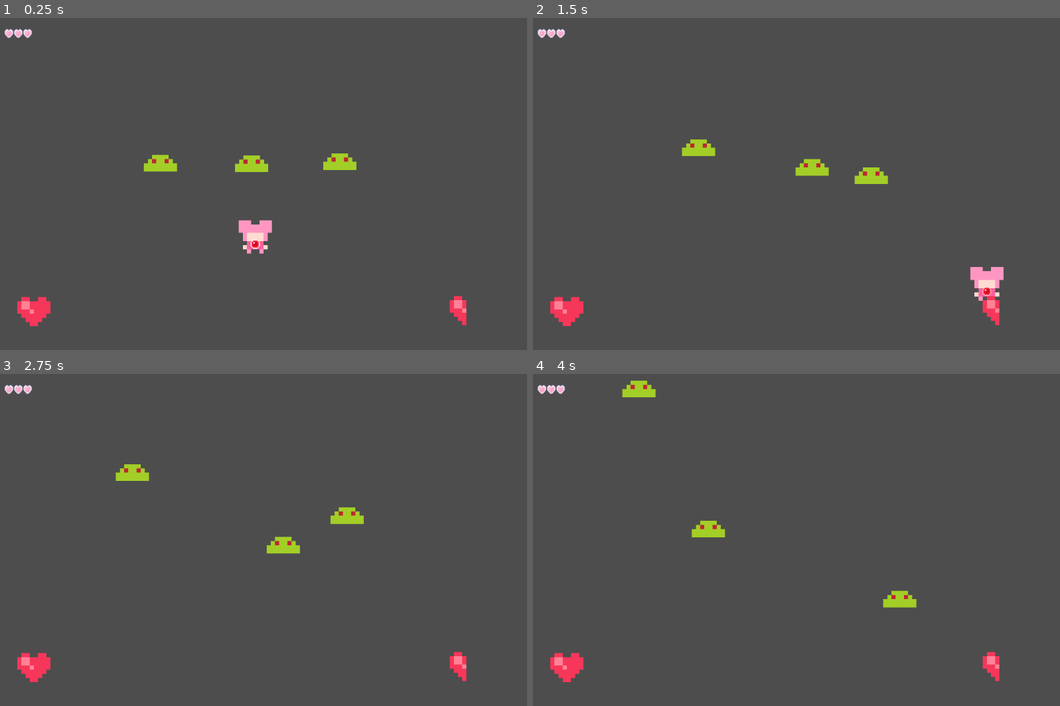
Above: before the commit, frames 1-4 (two rows, left to right).
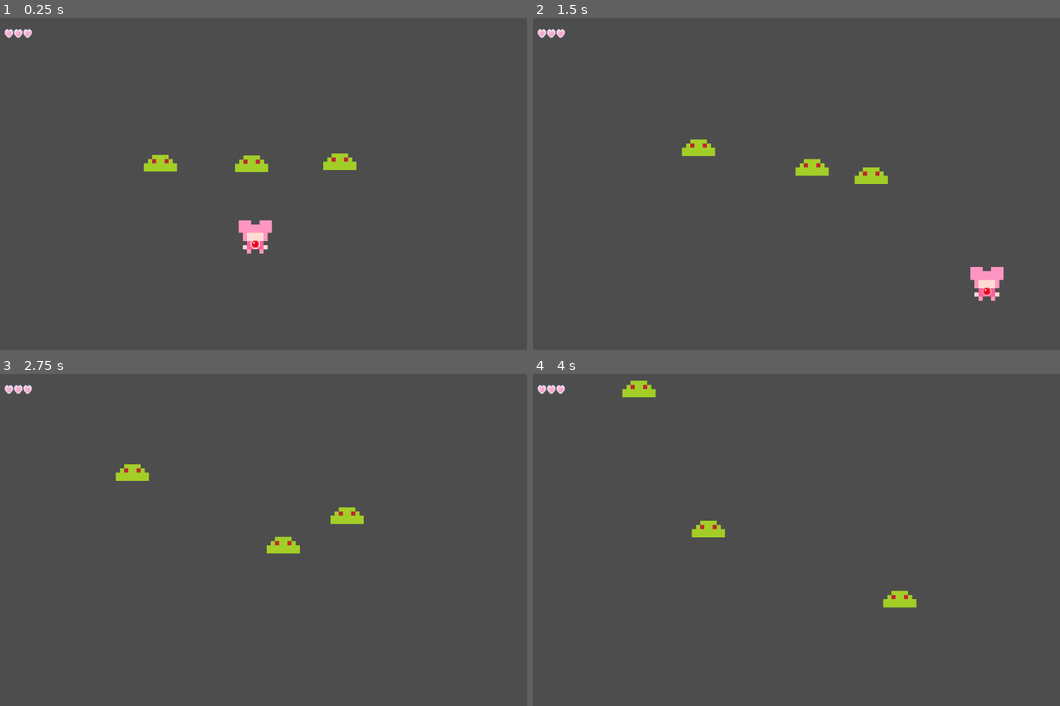
Above: after the commit, the same moments.

Repository: MagicalMegaDev/Magical-Persona-Repo
Game: Godot game, scene res://Assets/Scenes/Rooms/TestingRoom.tscn
Same seed, same stepped clock (60 frames per second), same inputs: the game is played once before the commit and once after it. This scene is started directly instead of the project's main scene.
Inputs:
- Up to frame 1 (0.25 s): no input
- Up to frame 2 (1.5 s): tap Enter at 0.5 s; hold D (move_right) 0.53-1.28 s; tap Space (speed) at 0.6, 1.35 s; hold S (move_down) from 1.28 s (still down)
- Up to frame 3 (2.75 s): release S (move_down) at 2.03 s; hold D (move_right) from 2.03 s (still down); tap Space (speed) at 2.1 s
- Up to frame 4 (4 s): release D (move_right) at 2.78 s; hold W (move_up) 2.78-3.53 s; tap Space (speed) at 2.85, 3.6 s; hold A (move_left) from 3.53 s (still down)

The runs differ from the first frame. In frame 1, 0.6% of the frame differs, in the area x 3-89%, y 83-93%; in frame 2, 0.6%; in frame 3, 0.6%; in frame 4, 0.6%.

Commit message:
I'm almost a genius

Diff:
--- /dev/null
+++ b/Assets/Resources/PickupEffects/basic_health.tres
@@ -0,0 +1,8 @@
+[gd_resource type="Resource" script_class="HealthPickup" load_steps=2 format=3 uid="uid://csxihs0fviqj"]
+
+[ext_resource type="Script" uid="uid://kb4qur6bsao0" path="res://Assets/Scripts/Components/HitBoxComponents/Pickups/HealthPickup.gd" id="1_aktas"]
+
+[resource]
+script = ExtResource("1_aktas")
+heal_value = 1
+metadata/_custom_type_script = "uid://kb4qur6bsao0"
--- a/Assets/Scenes/Pickups/heart_pickup.tscn
+++ b/Assets/Scenes/Pickups/heart_pickup.tscn
@@ -1,7 +1,9 @@
-[gd_scene load_steps=5 format=3 uid="uid://bvjm3b75txjrg"]
+[gd_scene load_steps=7 format=3 uid="uid://bvjm3b75txjrg"]
 
-[ext_resource type="Script" uid="uid://ckdtujb34pu0k" path="res://Assets/Scripts/Components/HitBox.gd" id="1_h0hg0"]
+[ext_resource type="Script" uid="uid://bhh87qhasrkuj" path="res://Assets/Scripts/Components/HitBoxComponents/Pickups/Pickup.gd" id="1_figpj"]
+[ext_resource type="Script" uid="uid://dhgva6rfc166t" path="res://Assets/Scripts/Components/HitBoxComponents/Pickups/PickupEffect.gd" id="2_n4dem"]
 [ext_resource type="Script" uid="uid://kb4qur6bsao0" path="res://Assets/Scripts/Components/HitBoxComponents/Pickups/HealthPickup.gd" id="2_yosi4"]
+[ext_resource type="Resource" uid="uid://csxihs0fviqj" path="res://Assets/Resources/PickupEffects/basic_health.tres" id="3_0d1e5"]
 [ext_resource type="Texture2D" uid="uid://y8iglf5dldwt" path="res://Assets/Art/Placeholder/Prototype Pickups.png" id="3_figpj"]
 
 [sub_resource type="RectangleShape2D" id="RectangleShape2D_figpj"]
@@ -10,8 +12,9 @@
 [node name="HeartPickup" type="Area2D"]
 collision_layer = 2048
 collision_mask = 0
-script = ExtResource("1_h0hg0")
-metadata/_custom_type_script = "uid://ckdtujb34pu0k"
+script = ExtResource("1_figpj")
+pickup_effects = Array[ExtResource("2_n4dem")]([ExtResource("3_0d1e5")])
+metadata/_custom_type_script = "uid://bhh87qhasrkuj"
 
 [node name="HealthPickup" type="Node" parent="."]
 script = ExtResource("2_yosi4")
--- a/Assets/Scenes/Rooms/TestingRoom.tscn
+++ b/Assets/Scenes/Rooms/TestingRoom.tscn
@@ -1,9 +1,8 @@
-[gd_scene load_steps=6 format=3 uid="uid://c2xnhrhem0c2r"]
+[gd_scene load_steps=5 format=3 uid="uid://c2xnhrhem0c2r"]
 
 [ext_resource type="PackedScene" uid="uid://bg85fe3yjuhyw" path="res://Assets/Scenes/Characters/Players/TestCharacter.tscn" id="1_uper2"]
 [ext_resource type="PackedScene" uid="uid://dtqmwnh60jaon" path="res://Assets/Scenes/UI/DungeonUI.tscn" id="3_r0bfr"]
 [ext_resource type="PackedScene" uid="uid://bnrc4kf3cl8sm" path="res://Assets/Scenes/Characters/Enemies/Placeholder/Slime/GreenSlime.tscn" id="3_xh5he"]
-[ext_resource type="PackedScene" uid="uid://bvjm3b75txjrg" path="res://Assets/Scenes/Pickups/heart_pickup.tscn" id="5_23rdi"]
 [ext_resource type="Script" uid="uid://cj6appwlvrvxk" path="res://Assets/Scripts/Components/Handlers/DebugEnemyPool.gd" id="5_swk3f"]
 
 [node name="TestingRoom" type="Node2D"]
@@ -27,14 +26,3 @@
 [node name="DebugEnemyPool" type="Node" parent="."]
 script = ExtResource("5_swk3f")
 metadata/_custom_type_script = "uid://cj6appwlvrvxk"
-
-[node name="HeartPickup" parent="." instance=ExtResource("5_23rdi")]
-position = Vector2(907, 560)
-
-[node name="HeartPickup2" parent="." instance=ExtResource("5_23rdi")]
-position = Vector2(73, 562)
-
-[node name="HealthPickup" parent="HeartPickup2" index="0"]
-heal_value = 2
-
-[editable path="HeartPickup2"]
--- a/Assets/Scripts/Characters/Players/PlayerController.gd
+++ b/Assets/Scripts/Characters/Players/PlayerController.gd
@@ -21,11 +21,8 @@
 
 func _on_item_pickup(pickup:Pickup):
 	var picked_up := false #Was the Pickup picked up?
-	match pickup:
-		HealthPickup:
-			if(health_handler.current_health < health_handler.max_health):
-				health_picked_up.emit(pickup.heal_value)
-				picked_up = true
-		_:
-			push_error("Player picked up Pickup of unknown type!")
+	for effect in pickup.pickup_effects:
+		if(effect.qualifier.call(self)):
+			effect.action.call(self)
+			picked_up = true
 	pickup._on_pickup_attemped(picked_up)
--- a/Assets/Scripts/Components/HitBoxComponents/Pickups/HealthPickup.gd
+++ b/Assets/Scripts/Components/HitBoxComponents/Pickups/HealthPickup.gd
@@ -1,17 +1,19 @@
 class_name HealthPickup
-extends Pickup
+extends PickupEffect
 
 const FULL_HEART_FRAME := 0
 const HALF_HEART_FRAME := 12
 
 enum HeartValue {HALF_HEART = 1, FULL_HEART = 2}
 @export var heal_value: HeartValue = HeartValue.HALF_HEART #Amount of health this pickup heals
+var my_sprite:Sprite2D
 
-func _ready():
-	super()
+func _setup():
 	#Set the frame based on the pickups value
 	match heal_value:
 		1:
 			my_sprite.frame = HALF_HEART_FRAME
 		2:
 			my_sprite.frame = FULL_HEART_FRAME
+	qualifier = func(obj): return obj.current_health < obj.max_health
+	action = func(obj): obj.heal_damate(heal_value)
--- a/Assets/Scripts/Components/HitBoxComponents/Pickups/Pickup.gd
+++ b/Assets/Scripts/Components/HitBoxComponents/Pickups/Pickup.gd
@@ -1,19 +1,23 @@
 #Generic container for all pickups
 class_name Pickup
-extends Node
+extends HitBox
 
-@onready var hit_box:HitBox = get_parent()
-@onready var my_sprite :Sprite2D = get_parent().get_node("Sprite2D")
+@onready var my_sprite :Sprite2D = $Sprite2D
+@export var pickup_effects:Array[PickupEffect] #Add resources in inspector
 
 signal try_pickup(me:Pickup)
 
 func _ready():
-	hit_box.collision_layer = 0
-	hit_box.set_collision_layer_value(12, true)
-	hit_box.collision_mask = 0
-	hit_box.set_collision_mask_value(4, true)
-	hit_box.body_entered.connect(_on_body_entered)
+	collision_layer = 0
+	set_collision_layer_value(12, true)
+	collision_mask = 0
+	set_collision_mask_value(4, true)
+	body_entered.connect(_on_body_entered)
 	try_pickup.connect(SignalBus._on_item_pickup)
+	for effect in pickup_effects:
+		if(effect.get("my_sprite")):
+			effect.my_sprite = my_sprite
+		effect._setup()
 
 func _on_body_entered(body:Node):
 	if(body.is_in_group("Players")):
--- /dev/null
+++ b/Assets/Scripts/Components/HitBoxComponents/Pickups/PickupEffect.gd
@@ -0,0 +1,8 @@
+class_name PickupEffect
+extends Resource
+
+var qualifier: Callable
+var action: Callable
+
+func _setup():
+	pass
Not shown, added: Assets/Scripts/Components/HitBoxComponents/Pickups/PickupEffect.gd.uid
